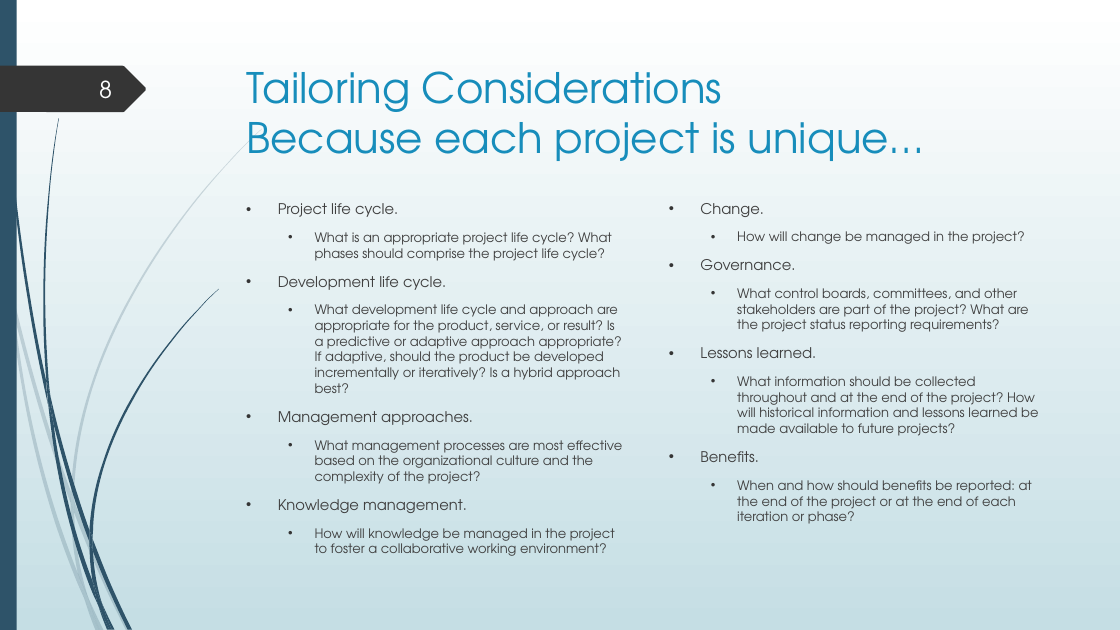
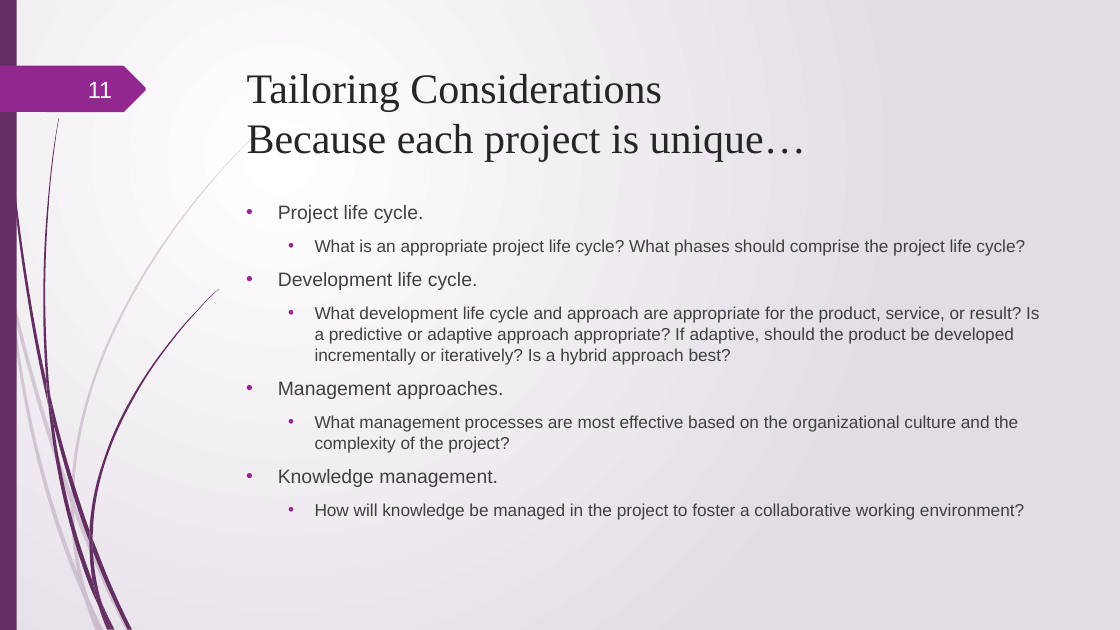
Before and after one commit to ywdeng/uscojywdeng, a slide deck: slide 11 of src/assets/1091/ProjectManagement/CH05/05.pptx (slide 8 before the commit). Drawn at 1120x630 pixels with LibreOffice and Linux fonts; fonts in the diff are those of the drawing. Boxes give left, top, right and bottom in pixels: in the first picture for what was removed or moved away, otherwise in the second. Text is boxed around its words. In the diff, an @@ line names an element or a change of style, - is before the commit and + after.

```diff
--- a/src/assets/1091/ProjectManagement/CH05/05.pptx
+++ b/src/assets/1091/ProjectManagement/CH05/05.pptx
@@ background gradient #FFFFFF to #C5DEE5 to gradient #FFFFFF to #E4DDE6 @@
@@ title "Tailoring Considerations Because each project ..." at [247, 74, 806, 162]: font TeX Gyre Adventor to Times New Roman, text colour #178DBB to #262626 @@
@@ freeform shape at [0, 66, 146, 112]: fill #353535 to #92278F @@
@@ page number at [88, 82, 112, 98]: text changed; font TeX Gyre Adventor to Arial @@
-8
+11
@@ fill #2E5369 to #632E62 in 13 elements at [3, 0, 48, 404], [50, 397, 89, 542], [92, 539, 132, 629], [48, 401, 98, 607], [103, 604, 115, 630], [46, 377, 54, 424], [89, 289, 218, 539], [98, 607, 109, 630], [89, 542, 102, 604], [89, 530, 92, 551], [92, 581, 112, 629], [0, 0, 17, 630], [43, 118, 59, 397] @@
@@ text "Project life cycle." at [278, 205, 1039, 520]: size 12.6 to 16.6 pt in "Project life cycle.", "Development life cycle.", "Management approaches.", "Knowledge management."; font TeX Gyre Adventor to Arial; size 11.2 to 14.8 pt in "What is an appropriate project life cycle? ...", "What development life cycle and approach are ...", "What management processes are most effective based ...", "How will knowledge be managed in the ..."; bullet colour #353535 to #92278F @@
@@ text removed at [700, 203, 1038, 524] @@
-• Change.
-  • How will change be managed in the project?
-• Governance.
-  • What control boards, committees, and other stakeholders are part of the project? What are the project status reporting requirements?
-• Lessons learned.
-  • What information should be collected throughout and at the end of the project? How will historical information and lessons learned be made available to future projects?
-• Benefits.
-  • When and how should benefits be reported: at the end of the project or at the end of each iteration or phase?
@@ fill #2E5369 at 20% opacity to #632E62 at 20% opacity in 10 elements at [0, 237, 9, 294], [12, 290, 71, 503], [74, 501, 130, 630], [88, 597, 104, 630], [9, 294, 85, 600], [71, 503, 88, 597], [71, 129, 262, 501], [85, 600, 100, 630], [71, 492, 74, 513], [78, 574, 100, 630] @@
```
Also in this commit, not shown: 68 other slides changed, 11 slides added, 1 slide removed, 1 other file.
